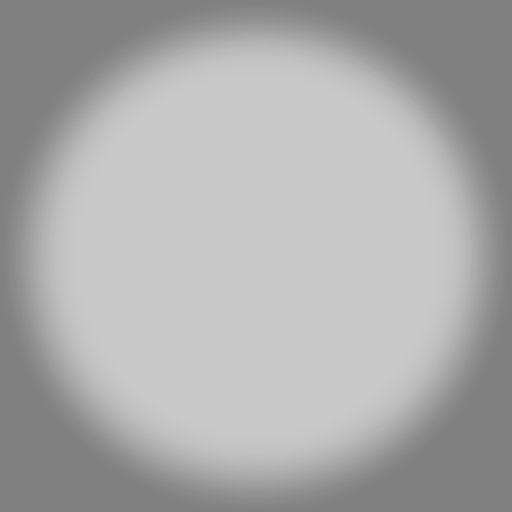
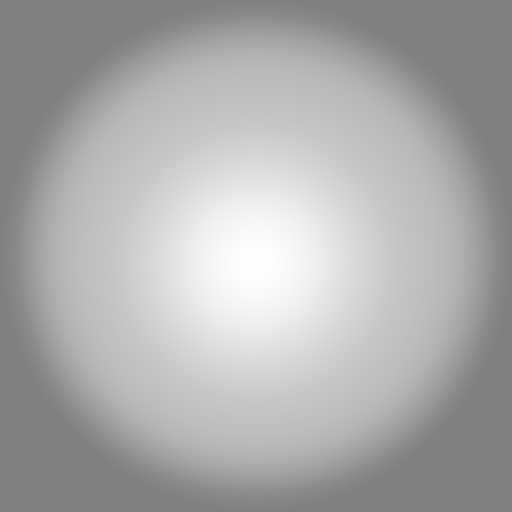
The second 512 × 512 image is a revision of the first. Changes to its layers:
renamed "Pasted Layer" to "Layer", opacity 57% → 100%, painted on it over [10,17,504,507]
"Background": opacity 100% → 45%, painted on it over [10,17,504,507]
